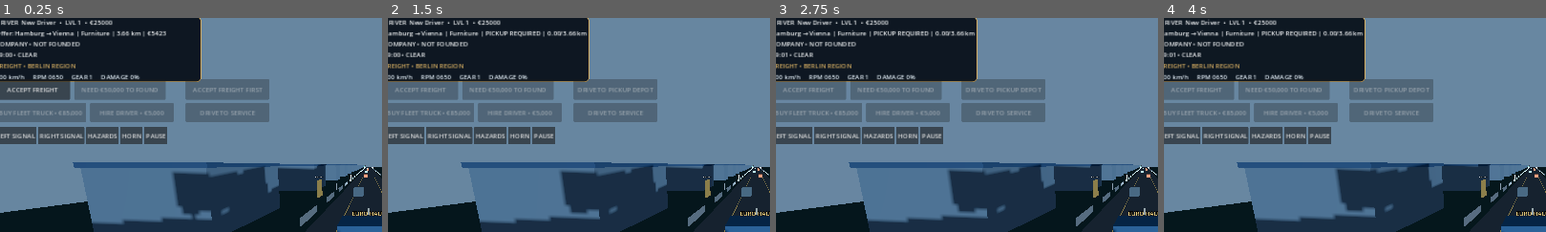
Above: before the commit, frames 1-4 (left to right).
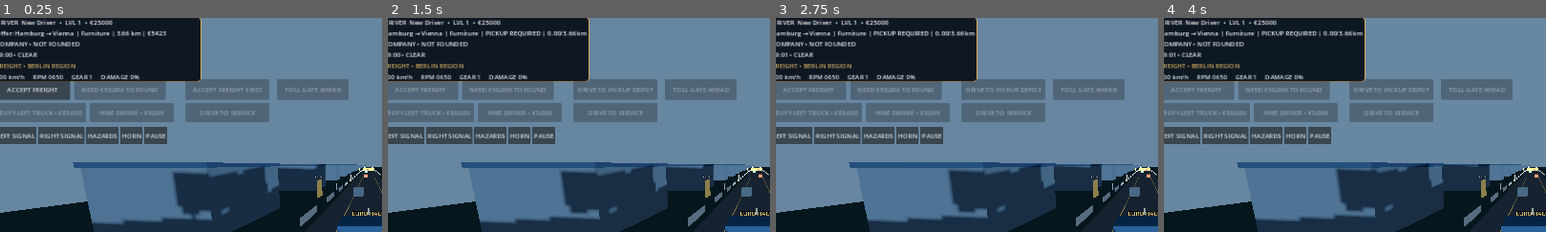
Above: after the commit, the same moments.

Repository: haseebop668-a11y/EURO-HAUL
Game: Godot game, scene res://Scenes/Main.tscn
Same seed, same stepped clock (60 frames per second), same inputs: the game is played once before the commit and once after it.
Inputs:
- Up to frame 1 (0.25 s): no input
- Up to frame 2 (1.5 s): click "ACCEPT FREIGHT" at 0.5 s; click "◀" at 1.25 s
- Up to frame 3 (2.75 s): click "BRAKE" at 2 s
- Up to frame 4 (4 s): click "GAS" at 2.75 s; click "▶" at 3.5 s
The pictures show only the part of the screen within x 2-52%, y 2-52%; the shares and areas given below are measured in that part.

The runs differ from the first frame. In frame 1, 1.7% of the frame differs, in the area x 72-98%, y 28-72%; in frame 2, 1.7%; in frame 3, 1.7%; in frame 4, 1.7%.

Commit message:
feat: add paid motorway toll gate with reusable barrier per loop

Diff:
--- a/Godot/Scripts/main.gd
+++ b/Godot/Scripts/main.gd
@@ -26,6 +26,11 @@
 var near_delivery_depot := false
 var near_service_station := false
 var service_button: Button
+var near_toll_gate := false
+var toll_paid_this_loop := false
+var toll_button: Button
+var toll_barrier_collision: CollisionShape3D
+var toll_barrier_mesh: MeshInstance3D
 var touch_state := {"throttle": false, "brake": false, "left": false, "right": false}
 var traffic_vehicles: Array[EuroHaulTrafficVehicle] = []
 var _last_position := Vector3.ZERO
@@ -57,9 +62,11 @@
 	if current_position.z < -ROAD_LENGTH + 20.0:
 		current_position.z += ROAD_LENGTH
 		truck.global_position = current_position
+		_reset_toll_gate()
 	elif current_position.z > 20.0:
 		current_position.z -= ROAD_LENGTH
 		truck.global_position = current_position
+		_reset_toll_gate()
 	_last_position = current_position
 	var expected_step := (absf(truck.speed_kmh) / 3.6) * delta * 3.0 + 1.0
 	if distance > 0.0 and distance <= maxf(10.0, expected_step) and career != null:
@@ -73,6 +80,7 @@
 	_update_traffic_warnings()
 	_update_freight_action()
 	_update_service_button()
+	_update_toll_button()
 
 func _notification(what: int) -> void:
 	if what == NOTIFICATION_WM_GO_BACK_REQUEST:
@@ -156,6 +164,7 @@
 	_create_depot_area("PickupDepot", -50.0, true)
 	_create_depot_area("DeliveryDepot", -820.0, false)
 	_create_service_area(-600.0)
+	_create_toll_gate(-280.0)
 
 func _create_depot_area(depot_name: String, road_z: float, is_pickup: bool) -> void:
 	var depot := Area3D.new()
@@ -195,6 +204,81 @@
 	sign_label.font_size = 36
 	sign_label.modulate = Color("#f4f5f6")
 	add_child(sign_label)
+
+func _create_toll_gate(road_z: float) -> void:
+	var toll_area := Area3D.new()
+	toll_area.name = "TollGateTrigger"
+	toll_area.position = Vector3(0.0, 1.0, road_z)
+	toll_area.collision_layer = 0
+	toll_area.collision_mask = 1
+	var trigger := CollisionShape3D.new()
+	var trigger_shape := SphereShape3D.new()
+	trigger_shape.radius = 40.0
+	trigger.shape = trigger_shape
+	toll_area.add_child(trigger)
+	toll_area.body_entered.connect(func(body: Node3D):
+		if body == truck:
+			near_toll_gate = true
+			_update_toll_button()
+	)
+	toll_area.body_exited.connect(func(body: Node3D):
+		if body == truck:
+			near_toll_gate = false
+			_update_toll_button()
+	)
+	add_child(toll_area)
+
+	var barrier := StaticBody3D.new()
+	barrier.name = "TollBarrier"
+	barrier.position = Vector3(0.0, 1.5, road_z - 30.0)
+	toll_barrier_collision = CollisionShape3D.new()
+	var barrier_shape := BoxShape3D.new()
+	barrier_shape.size = Vector3(12.0, 3.0, 0.55)
+	toll_barrier_collision.shape = barrier_shape
+	barrier.add_child(toll_barrier_collision)
+	toll_barrier_mesh = _make_box_mesh(Vector3(12.0, 3.0, 0.55), Color("#d5ad62"))
+	barrier.add_child(toll_barrier_mesh)
+	add_child(barrier)
+	_add_box("Toll Gate Sign", Vector3(-9.0, 2.0, road_z), Vector3(0.25, 3.0, 4.0), GOLD, false)
+	var sign_label := Label3D.new()
+	sign_label.text = "MOTORWAY TOLL • €15"
+	sign_label.position = Vector3(-9.0, 4.0, road_z)
+	sign_label.font_size = 32
+	sign_label.modulate = Color("#f4f5f6")
+	add_child(sign_label)
+
+func _reset_toll_gate() -> void:
+	toll_paid_this_loop = false
+	if toll_barrier_collision != null:
+		toll_barrier_collision.disabled = false
+	if toll_barrier_mesh != null:
+		toll_barrier_mesh.visible = true
+	_update_toll_button()
+
+func _pay_toll() -> void:
+	if not near_toll_gate or toll_paid_this_loop or career == null:
+		return
+	if career.spend_cash(15):
+		toll_paid_this_loop = true
+		if toll_barrier_collision != null:
+			toll_barrier_collision.disabled = true
+		if toll_barrier_mesh != null:
+			toll_barrier_mesh.visible = false
+		status_label.text = "MOTORWAY TOLL PAID • €15"
+	_update_toll_button()
+
+func _update_toll_button() -> void:
+	if toll_button == null or career == null:
+		return
+	if toll_paid_this_loop:
+		toll_button.text = "TOLL PAID"
+		toll_button.disabled = true
+	elif not near_toll_gate:
+		toll_button.text = "TOLL GATE AHEAD"
+		toll_button.disabled = true
+	else:
+		toll_button.text = "PAY TOLL • €15"
+		toll_button.disabled = career.game_cash < 15
 
 func _create_service_area(road_z: float) -> void:
 	var service_area := Area3D.new()
@@ -449,6 +533,12 @@
 	freight_action_button.custom_minimum_size = Vector2(210, 52)
 	freight_action_button.pressed.connect(_handle_freight_interaction)
 	layer.add_child(freight_action_button)
+	toll_button = Button.new()
+	toll_button.text = "TOLL GATE AHEAD"
+	toll_button.position = Vector2(730, 175)
+	toll_button.custom_minimum_size = Vector2(180, 52)
+	toll_button.pressed.connect(_pay_toll)
+	layer.add_child(toll_button)
 	found_company_button = Button.new()
 	found_company_button.text = "FOUND COMPANY • €50,000"
 	found_company_button.position = Vector2(220, 175)
